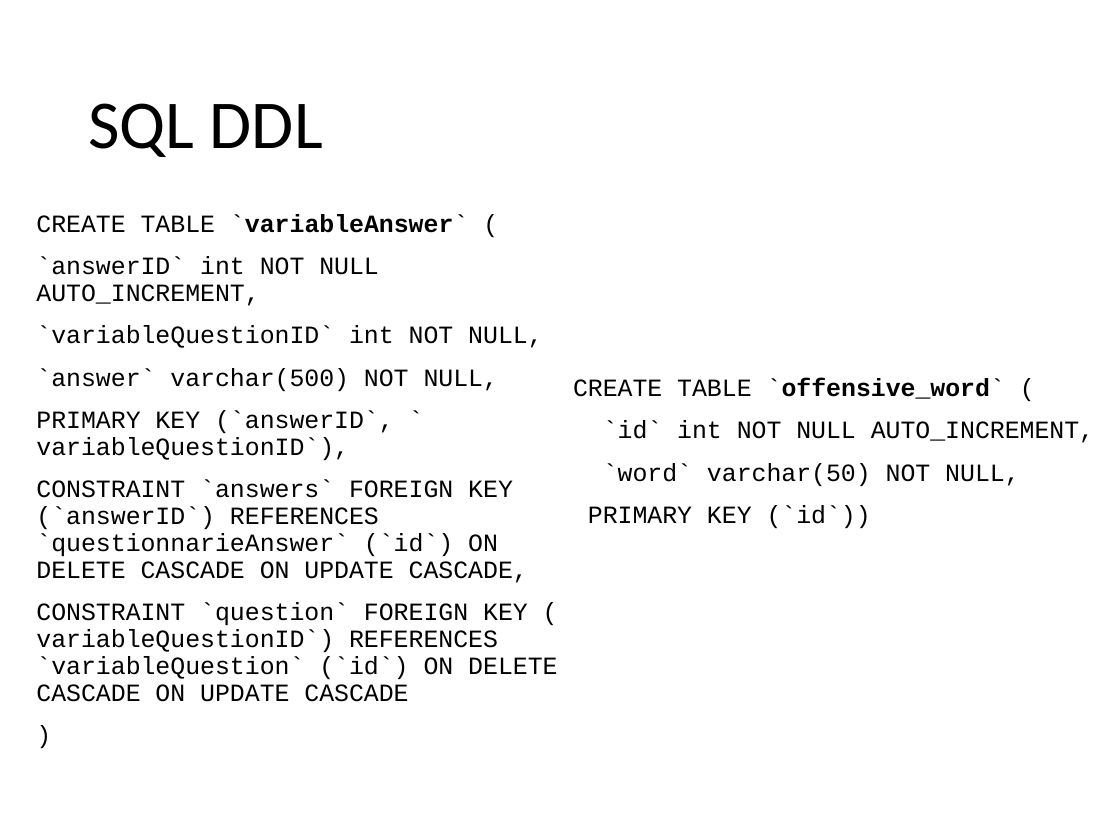
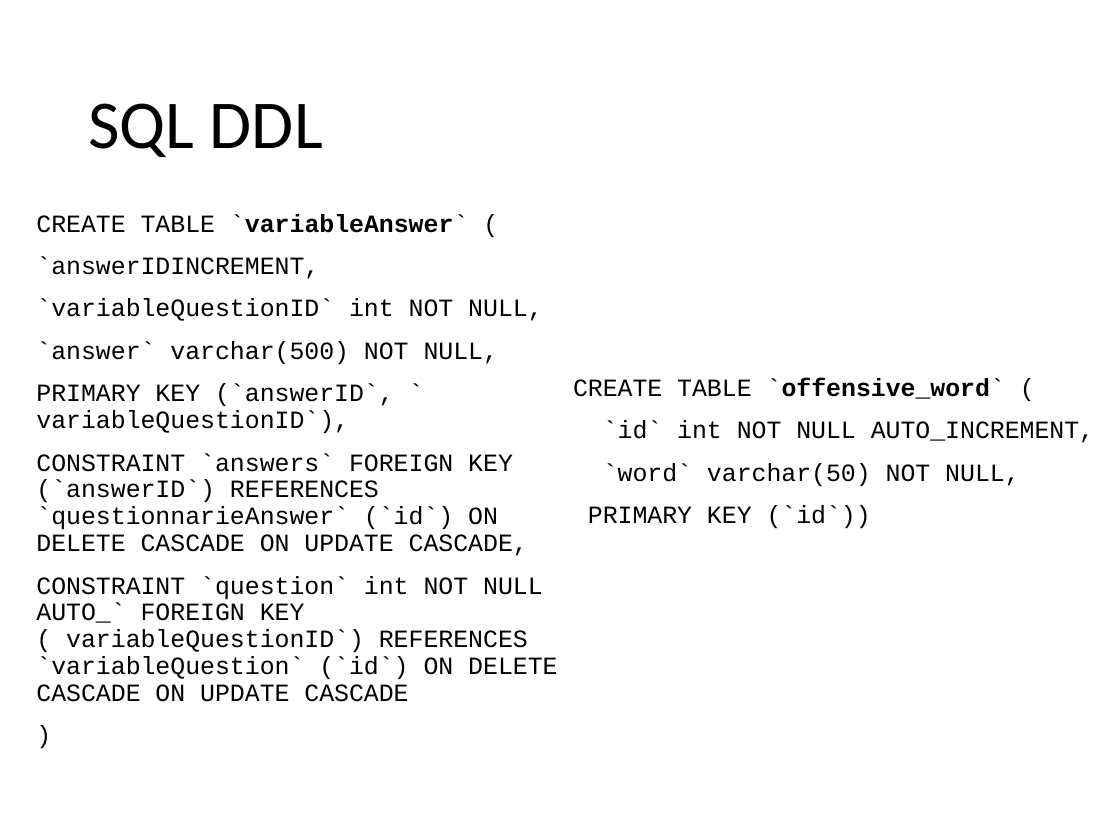
Before and after one commit to riccardo-nannini/Gamified-Marketing-Application, a slide deck: slide 9 of DD.pptx. Drawn at 1120x840 pixels with LibreOffice and Linux fonts; fonts in the diff are those of the drawing. Boxes give left, top, right and bottom in pixels: in the first picture for what was removed or moved away, otherwise in the second. Text is boxed around its words. In the diff, an @@ line names an element or a change of style, - is before the commit and + after.

```diff
--- a/DD.pptx
+++ b/DD.pptx
@@ text at [36,256,319,279]: text changed @@
-`answerID` int NOT NULL AUTO_INCREMENT,
+`answerIDINCREMENT,
@@ text at [36,576,557,702]: text changed @@
-CONSTRAINT `question` FOREIGN KEY ( variableQuestionID`) REFERENCES `variableQuestion` (`id`) ON DELETE CASCADE ON UPDATE CASCADE
+CONSTRAINT `question` int NOT NULL AUTO_` FOREIGN KEY ( variableQuestionID`) REFERENCES `variableQuestion` (`id`) ON DELETE CASCADE ON UPDATE CASCADE
```
Also in this commit, not shown: 7 other slides changed, 4 slides added, 2 slides removed, 14 other files.
